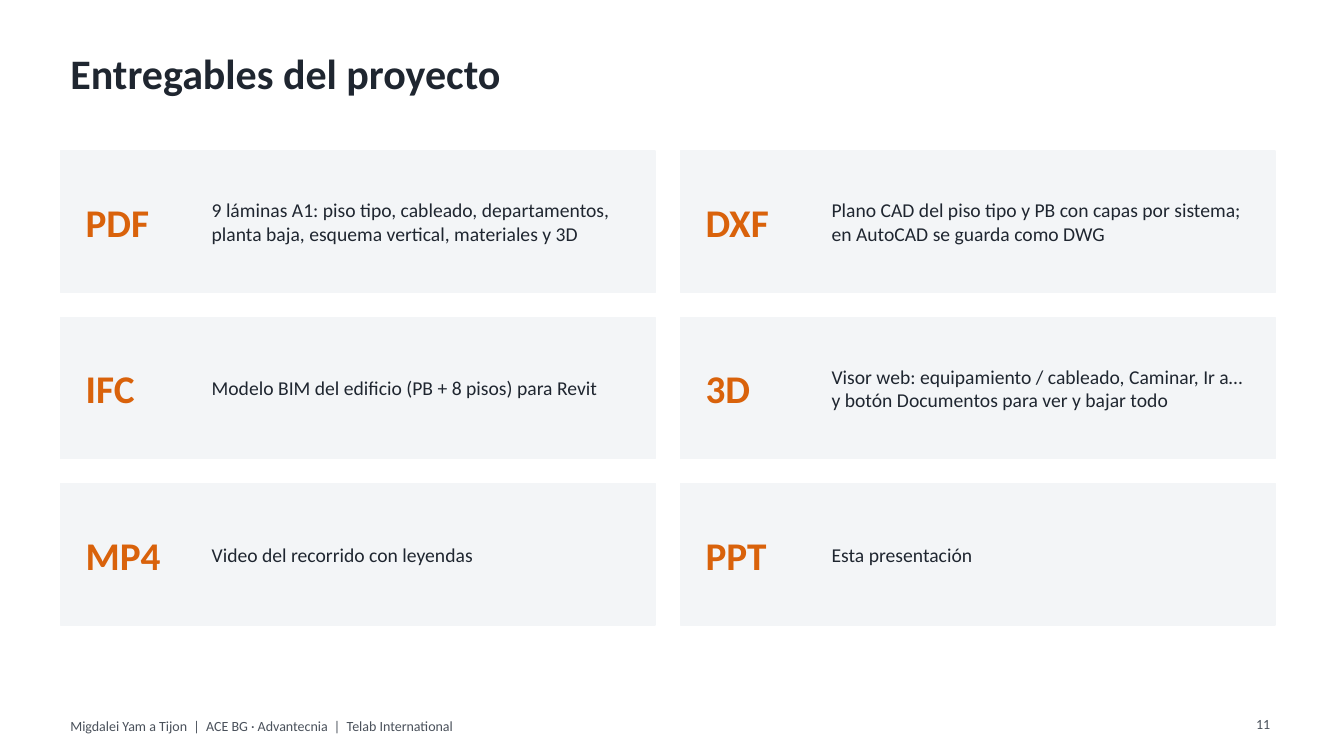
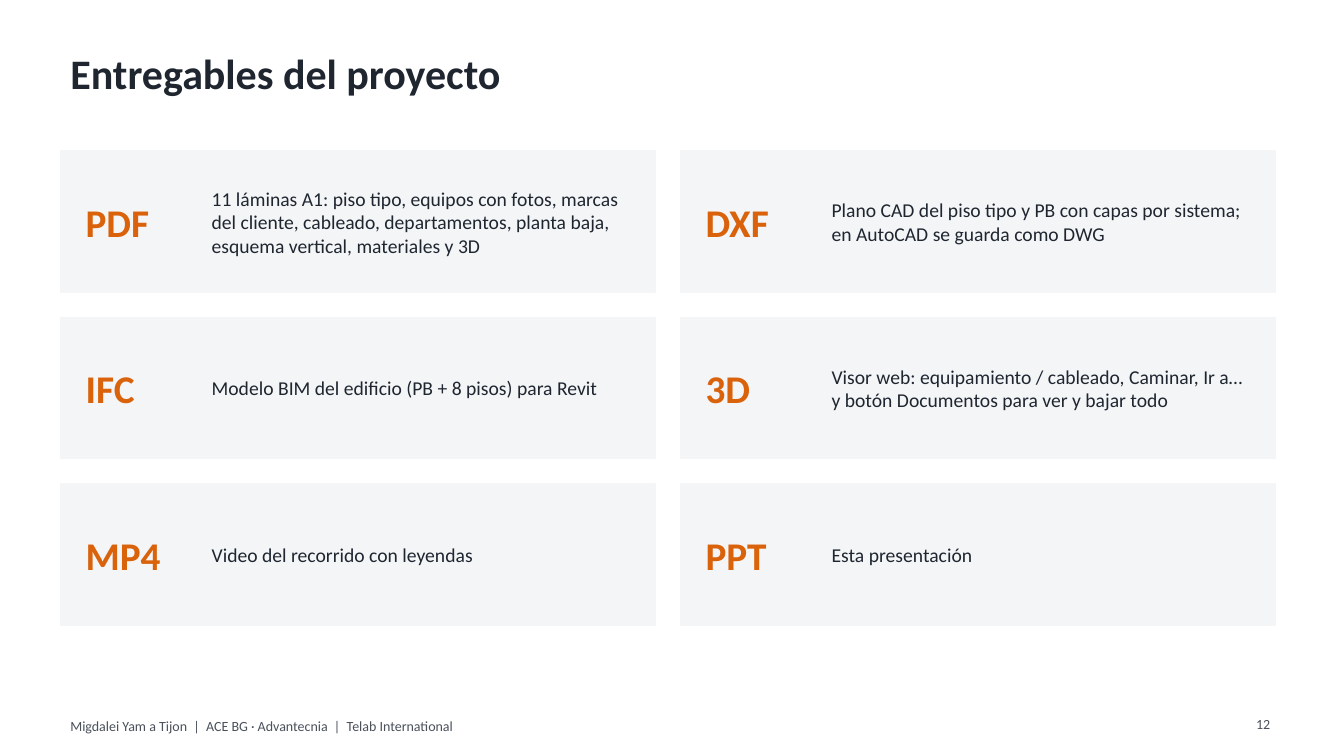
Before and after one commit to alexjusid-jpg/planos, a slide deck: slide 12 of migdalei/es/presentacion_ES.pptx (slide 11 before the commit). Drawn at 1344x756 pixels with LibreOffice and Linux fonts; fonts in the diff are those of the drawing. Boxes give left, top, right and bottom in pixels: in the first picture for what was removed or moved away, otherwise in the second. Text is boxed around its words. In the diff, an @@ line names an element or a change of style, - is before the commit and + after.

```diff
--- a/migdalei/es/presentacion_ES.pptx
+++ b/migdalei/es/presentacion_ES.pptx
@@ text at <box>212,192,618,256</box>: text changed @@
-9 láminas A1: piso tipo, cableado, departamentos, planta baja, esquema vertical, materiales y 3D
+11 láminas A1: piso tipo, equipos con fotos, marcas del cliente, cableado, departamentos, planta baja, esquema vertical, materiales y 3D
@@ page number at <box>1256,720,1270,729</box>: text changed @@
-11
+12
```
Also in this commit, not shown: 1 other slide changed, 1 slide added, 20 other files.
